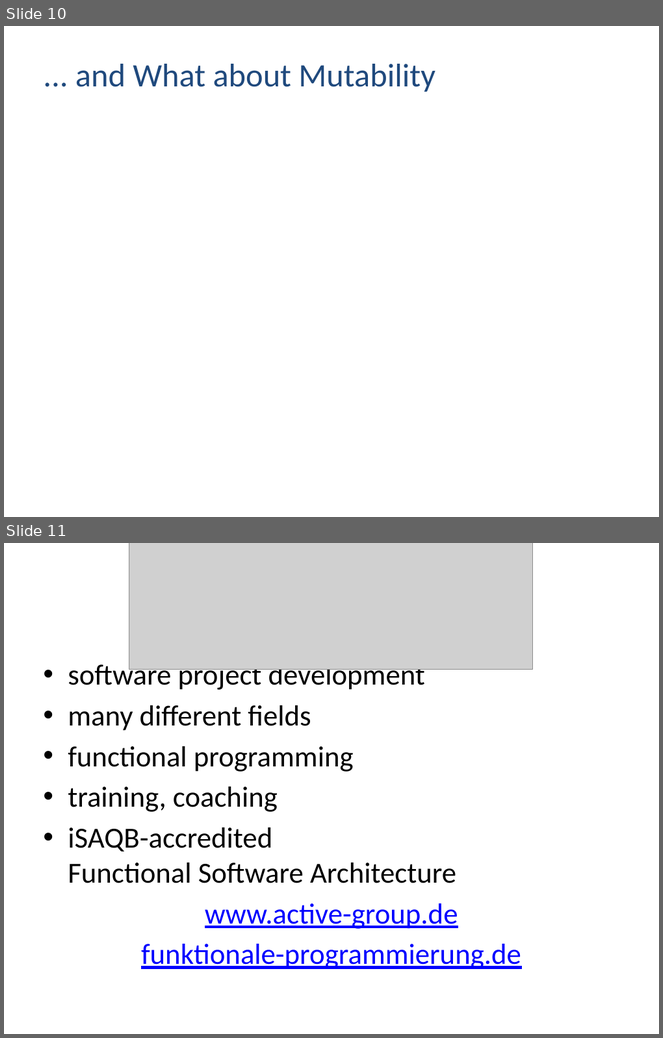
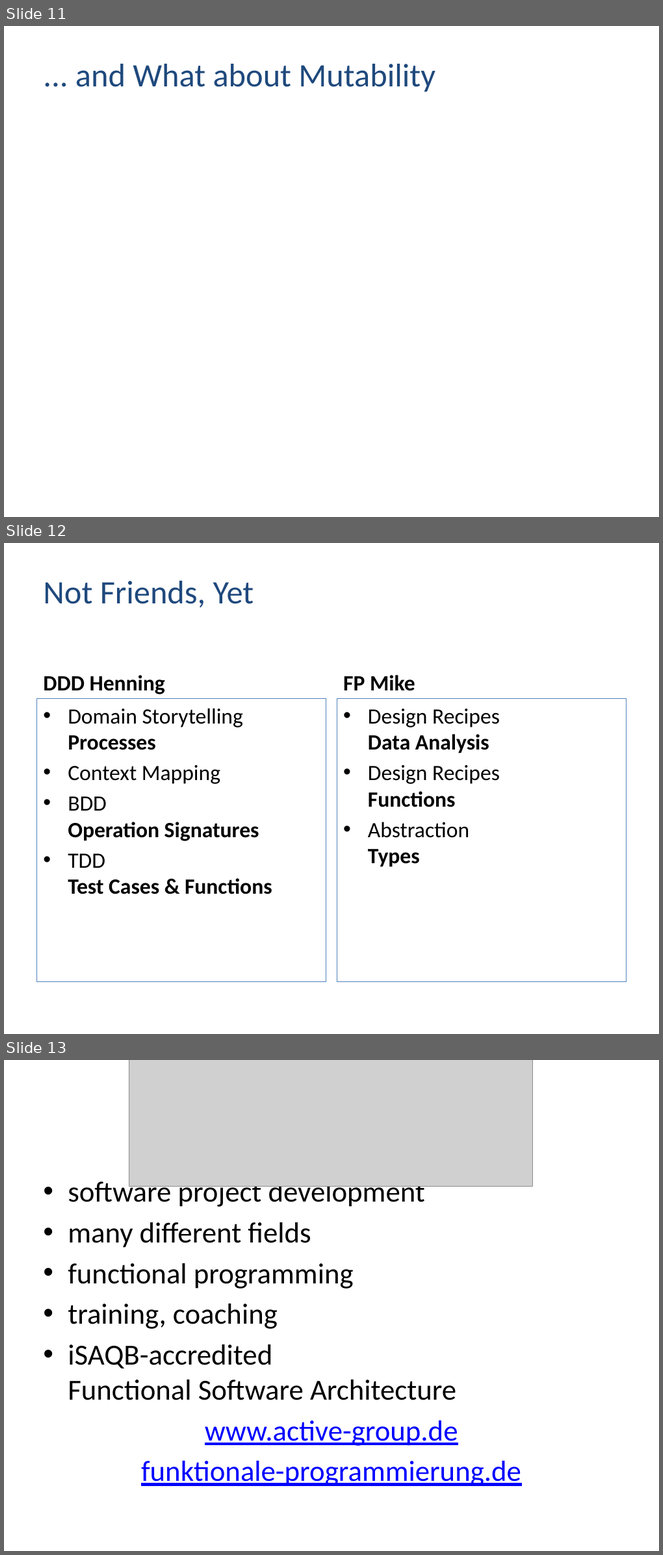
Before and after one commit to mikesperber/oop-2024, a slide deck: ddd-fp-cant-be-friends.pptx. Shown one above the other, each under a label of ours: slides 10 and 11 before the commit, slides 11, 12 and 13 after it. The pictures are 663x1038 and 663x1555 pixels, drawn with LibreOffice and Linux fonts; fonts in the diff are those of the drawing; grey boxes stand for pictures. Boxes give left, top, right and bottom in pixels: in the first picture for what was removed or moved away, otherwise in the second. Text is boxed around its words. In the diff, an @@ line names an element or a change of style, - is before the commit and + after.

```diff
--- a/ddd-fp-cant-be-friends.pptx
+++ b/ddd-fp-cant-be-friends.pptx
@@ slide 12 added at (4,543,659,1034), background #FFFFFF @@
@@ title added at (43,581,254,607), 36 pt, text #1F497D @@
+Not Friends, Yet
@@ text added at (43,675,165,694), 24 pt, text #000000, bold @@
+DDD Henning
@@ text added at (343,675,415,691), 24 pt, text #000000, bold @@
+FP Mike
@@ text added at (36,699,326,982), outline #4F81BD 0.75 pt, 24 pt, text #000000, bold @@
+• Domain Storytelling
+  Processes
+• Context Mapping
+• BDD
+  Operation Signatures
+• TDD
+  Test Cases & Functions
@@ text added at (337,699,627,982), outline #4F81BD 0.75 pt, 24 pt, text #000000 @@
+• Design Recipes
+  Data Analysis
+• Design Recipes
+  Functions
+• Abstraction
+  Types
@@ what was slide 10 is now slide 11 @@
@@ what was slide 11 is now slide 13 @@
```
Also in this commit, not shown: 1 other slide added.
